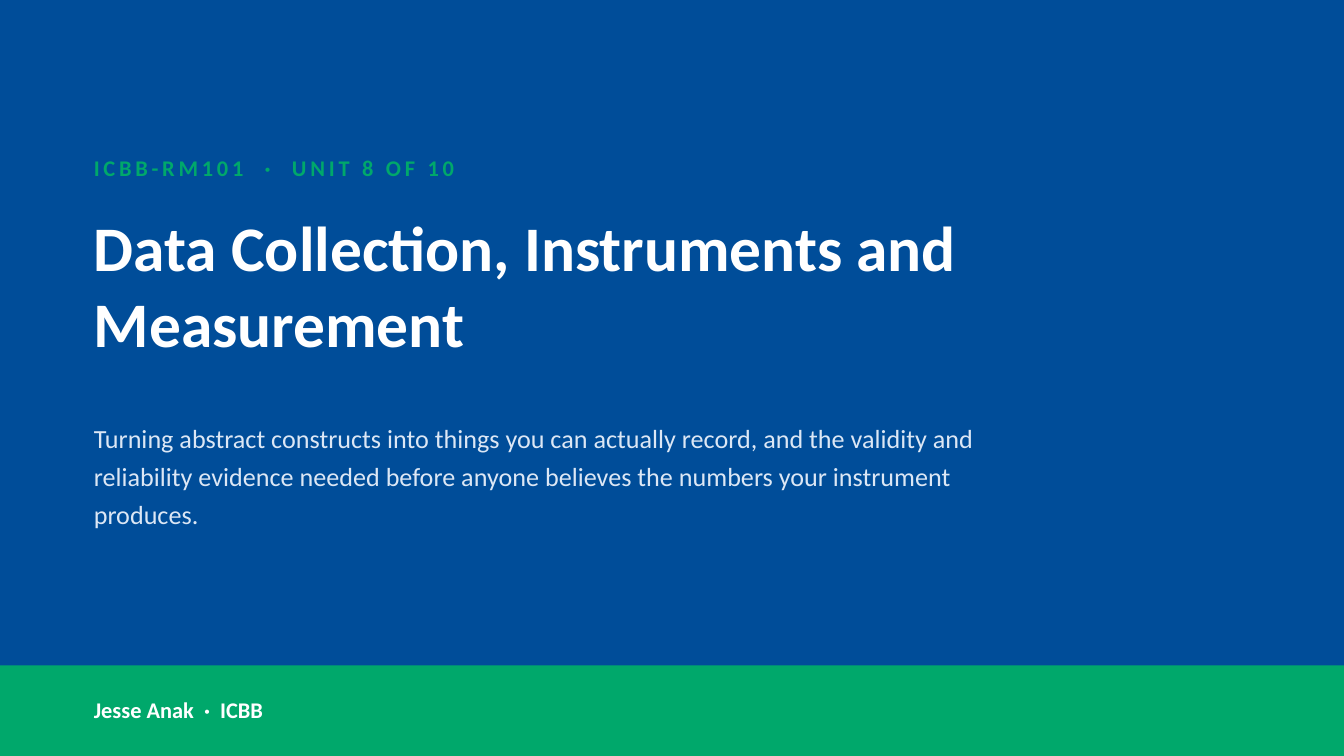
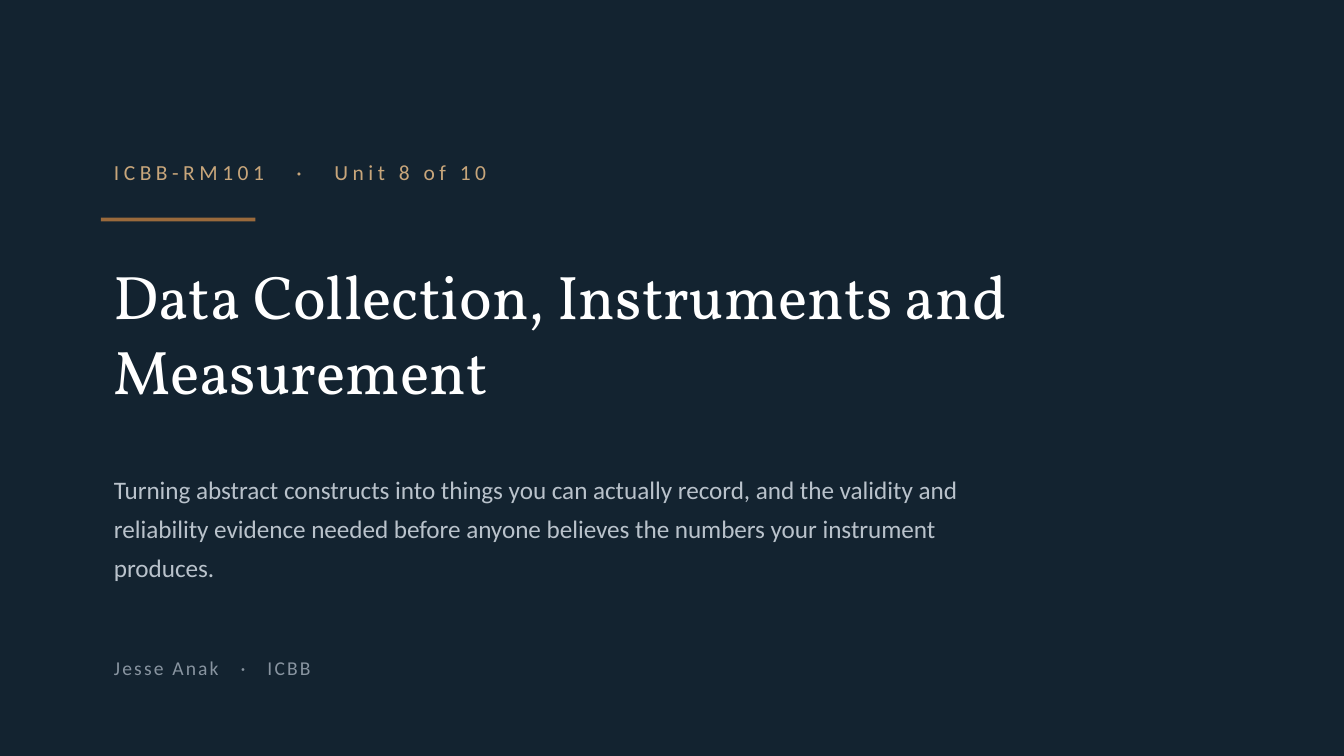
Before and after one commit to JesseAnak7534/ICBB, a slide deck: slide 130 of icbb-website/materials/research-methods/research-methods-slides.pptx. Drawn at 1344x756 pixels with LibreOffice and Linux fonts; fonts in the diff are those of the drawing; background and template pictures are left out. Boxes give left, top, right and bottom in pixels: in the first picture for what was removed or moved away, otherwise in the second. Text is boxed around its words. In the diff, an @@ line names an element or a change of style, - is before the commit and + after.

```diff
--- a/icbb-website/materials/research-methods/research-methods-slides.pptx
+++ b/icbb-website/materials/research-methods/research-methods-slides.pptx
@@ background #004D99 to #132330 @@
@@ text at (114,165,486,180): text changed; size 12 to 11.5 pt; text colour #00A86B to #C8A67B; bold off @@
-ICBB-RM101 · UNIT 8 OF 10
+ICBB-RM101 · Unit 8 of 10
@@ rectangle added at (101,218,255,222), fill #9A6A3C @@
@@ text "Data Collection, Instruments and Measurement": place and size @@
-text "Data Collection, Instruments and Measurement" at (94,226,956,348)
+text "Data Collection, Instruments and Measurement" at (114,275,1007,395)
@@ text "Data Collection, Instruments and Measurement" at (114,275,1007,395): size 34 to 33 pt, font Calibri to Vollkorn, bold off; line spacing 1 to 1.02 @@
@@ text "Turning abstract constructs into things ...": place and size @@
-text "Turning abstract constructs into things ..." at (94,430,973,529)
+text "Turning abstract constructs into things ..." at (114,481,957,581)
@@ text "Turning abstract constructs into things ..." at (114,481,957,581): size 14 to 13.5 pt, text colour #DCE7F5 to #B9C2CB; line spacing 1.2 to 1.28 @@
@@ text "Jesse Anak · ICBB": place and size @@
-text "Jesse Anak · ICBB" at (94,702,263,718)
+text "Jesse Anak · ICBB" at (114,661,310,675)
@@ text "Jesse Anak · ICBB" at (114,661,310,675): size 12 to 10.5 pt, text colour #FFFFFF to #8894A0, letter spacing 0 to 1.2 pt, bold off @@
@@ rectangle removed at (0,665,1344,756) @@
```
Also in this commit, not shown: 185 other slides changed, 49 other files.
